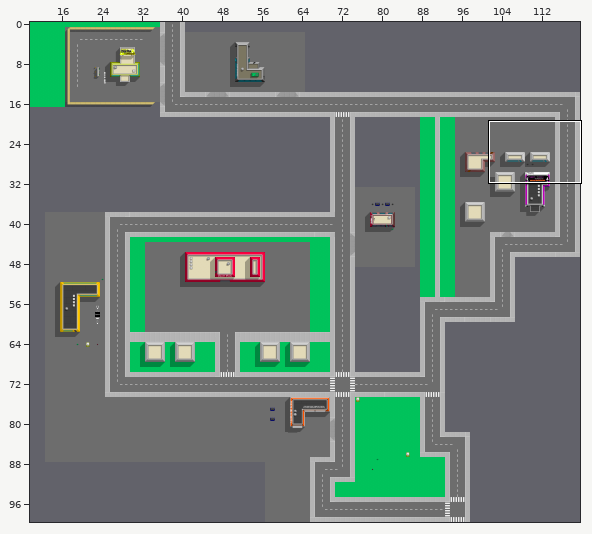
Two versions of a level (Tiled map, src/main/resources/img/tiled/world_lite.tmx). The first picture is a wide view before the edit; the outline marks the close-up.
Close-up. Before the commit:
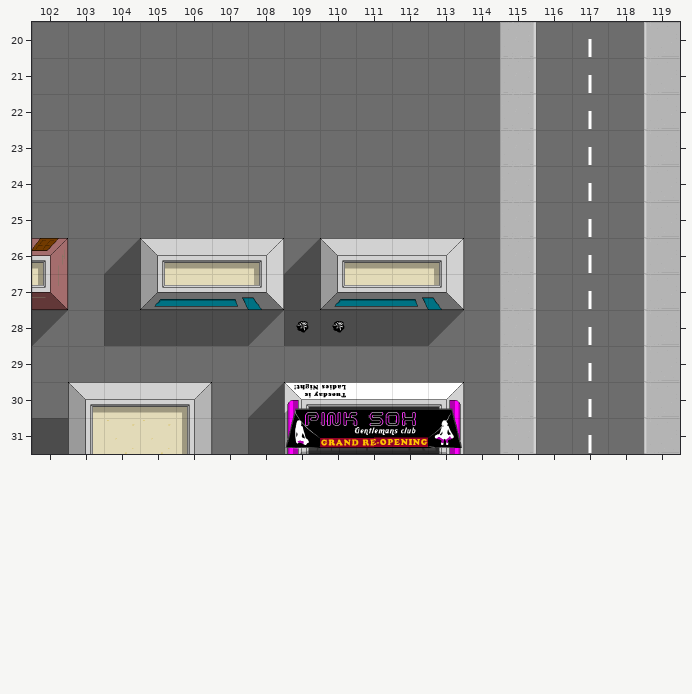
Cells are 80x80 px. Shown: x 102..119, y 20..31. The commit also changed other parts of the map, which this record leaves out.
After the commit:
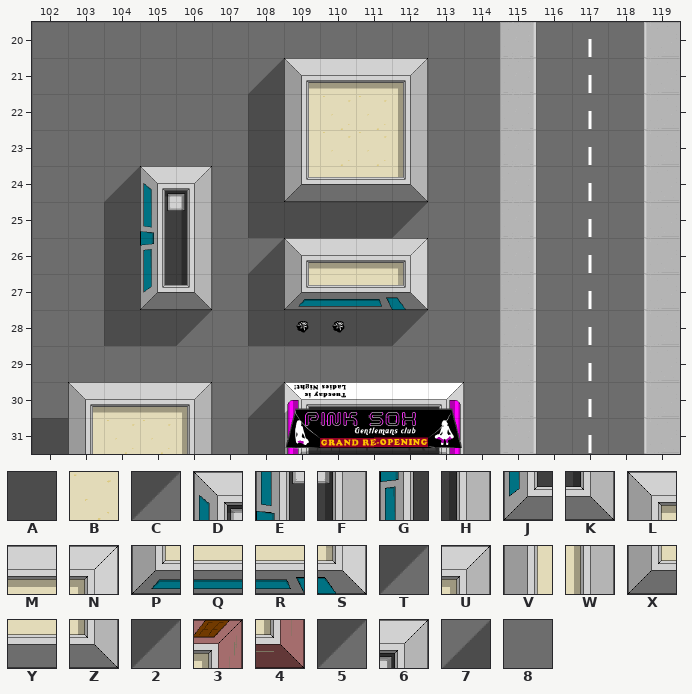
Key: from "Bank": A 7; from "Pizzaria": B 8, C 23; from "filler_2x4": D 1, E 4, F 5, G 7, H 8, J 10, K 11; from "filler_4x2": L 1, M 2, N 4, P 6, Q 7, R 8, S 9, T 14; from "filler_4x4": U 4, V 6, W 9, X 16, Y 17, Z 19, 2 24; from "filler_brick": 3 6, 4 13, 5 20; from "shootersLoad": 6 2; from "smallFoods": 7 0; from "street_sidewalk_anew": 8 1.
_ is an empty cell.
See-through tiles are keyed as they look on the map.
What changed:
Layer "Background":
The edit adds tile 8 in rows 26 to 27 at x 102, 107 to 108 and 113.
Tile 8 is gone in rows 21 to 23 at x 109 to 112; in row 24 at x 105 to 106 and 109 to 112; in row 25 at x 105 to 106; in rows 26 to 27 at x 109.
Layer "Buildings":
The edit adds tile 2 in row 25 at x 112.
The edit adds tile 6 in row 24 at x 106.
Tile N gives way to tile 7 in row 26 at x 108.
The edit adds tile 7 in row 21 at x 108; in row 24 at x 104.
Tile 7 gives way to tile A in row 26 at x 104.
Tile S gives way to tile A in row 27 at x 108.
Tile T gives way to tile A in row 28 at x 108.
The edit adds tile A in rows 22 to 24 at x 108; in row 25 at x 104 and 108 to 111.
The edit adds tile B in rows 22 to 23 at x 110 to 111.
Tile A gives way to tile C in row 28 at x 106.
The edit adds tile D in row 24 at x 105.
The edit adds tile E in row 25 at x 105.
The edit adds tile F in row 25 at x 106.
Tile L gives way to tile G in row 26 at x 105.
Tile M gives way to tile H in row 26 at x 106.
Tile P gives way to tile J in row 27 at x 105.
Tile Q gives way to tile K in row 27 at x 106.
Tile 7 gives way to tile L in row 26 at x 109.
The edit adds tile L in row 21 at x 109.
Tile L gives way to tile M in row 26 at x 110.
The edit adds tile M in row 21 at x 110 to 111.
Tile M gives way to tile N in row 26 at x 112.
Tile A gives way to tile P in row 27 at x 109.
Tile P gives way to tile Q in row 27 at x 110.
Tile Q gives way to tile R in row 27 at x 111.
Tile R gives way to tile S in row 27 at x 112.
Tile A gives way to tile T in row 28 at x 112.
The edit adds tile U in row 21 at x 112.
The edit adds tile V in rows 22 to 23 at x 109.
The edit adds tile W in rows 22 to 23 at x 112.
The edit adds tile X in row 24 at x 109.
The edit adds tile Y in row 24 at x 110 to 111.
The edit adds tile Z in row 24 at x 112.
Tile 3 is gone in row 26 at x 102.
Tile 4 is gone in row 27 at x 102.
Tile 5 is gone in row 28 at x 102.
Tile A is gone in row 28 at x 107.
Tile M is gone in row 26 at x 107.
Tile N is gone in row 26 at x 113.
Tile R is gone in row 27 at x 107.
Tile S is gone in row 27 at x 113.
Tile T is gone in row 28 at x 113.
